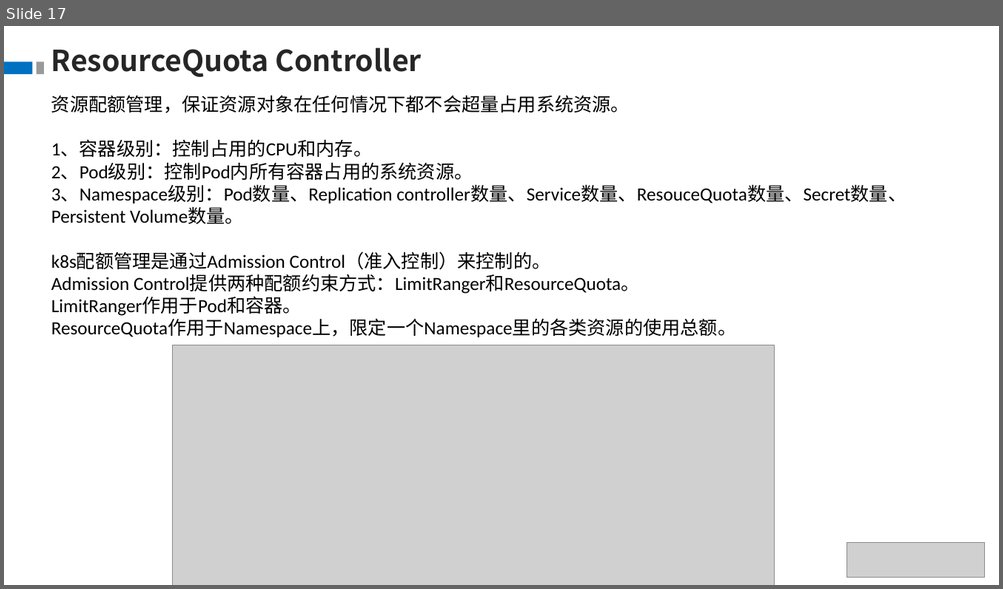
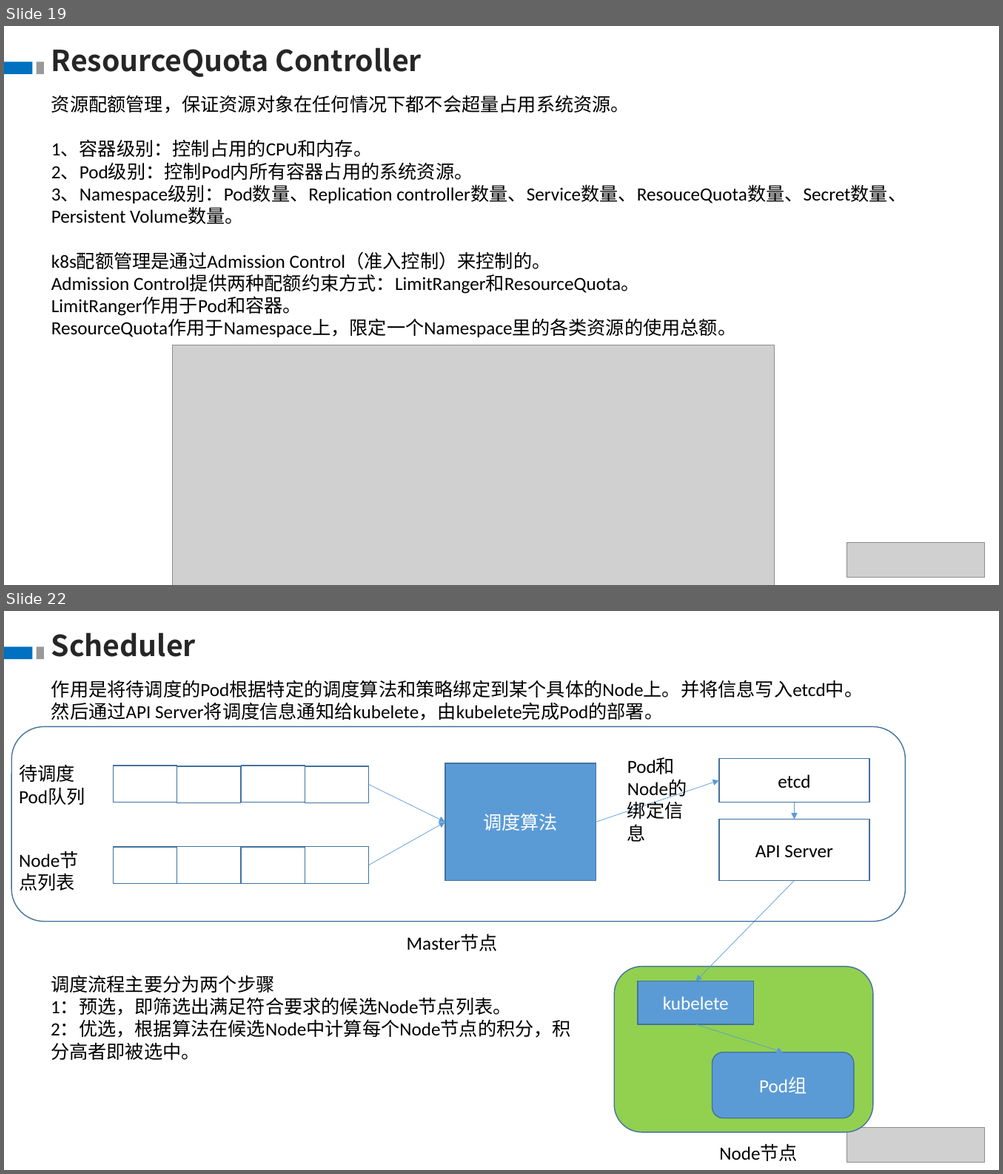
Before and after one commit to theDEADpool/data_structure, a slide deck: k8s.pptx. Shown one above the other, each under a label of ours: slide 17 before the commit, slides 19 and 22 after it; the slides between them are not shown. The pictures are 1003x589 and 1003x1174 pixels, drawn with LibreOffice and Linux fonts; fonts in the diff are those of the drawing; grey boxes stand for pictures. Boxes give left, top, right and bottom in pixels: in the first picture for what was removed or moved away, otherwise in the second. Text is boxed around its words. In the diff, an @@ line names an element or a change of style, - is before the commit and + after.

```diff
--- a/k8s.pptx
+++ b/k8s.pptx
@@ slide 22 added at box(4, 611, 999, 1170), background #FFFFFF @@
@@ text added at box(51, 632, 196, 657), 28 pt, text #262626, bold @@
+Scheduler
@@ rectangle added at box(4, 647, 32, 660), fill #0070C0 @@
@@ rectangle added at box(36, 647, 43, 660), fill #999999 @@
@@ text added at box(51, 680, 862, 721), 18 pt, text #000000 @@
+作用是将待调度的Pod根据特定的调度算法和策略绑定到某个具体的Node上。并将信息写入etcd中。
+然后通过API Server将调度信息通知给kubelete，由kubelete完成Pod的部署。
@@ rounded rectangle added at box(11, 726, 905, 921), outline #43739E 1 pt @@
@@ text added at box(19, 764, 85, 805), 18 pt, text #000000 @@
+待调度Pod队列
@@ rectangle added at box(113, 766, 177, 802), outline #43739E 1 pt @@
@@ rectangle added at box(242, 766, 305, 802), outline #43739E 1 pt @@
@@ rectangle added at box(445, 763, 596, 880), fill #5B9BD5, outline #43739E 1 pt, 18 pt, text #FFFFFF @@
+调度算法
@@ text added at box(620, 752, 697, 849), 18 pt, text #000000 @@
+Pod和Node的绑定信息
@@ rectangle added at box(719, 759, 870, 803), outline #43739E 1 pt, 18 pt, text #000000 @@
+etcd
@@ rectangle added at box(177, 766, 242, 803), outline #43739E 1 pt @@
@@ rectangle added at box(304, 766, 369, 803), outline #43739E 1 pt @@
@@ arrow added from (369, 785) to (445, 822), #5B9BD5 0.5 pt @@
@@ arrow added from (596, 822) to (719, 780), #5B9BD5 0.5 pt @@
@@ arrow added from (794, 803) to (794, 819), #5B9BD5 0.5 pt @@
@@ arrow added from (369, 866) to (445, 822), #5B9BD5 0.5 pt @@
@@ rectangle added at box(719, 819, 870, 880), outline #43739E 1 pt, 18 pt, text #000000 @@
+API Server
@@ text added at box(11, 846, 102, 898), 18 pt, text #000000 @@
+Node节点列表
@@ rectangle added at box(113, 848, 177, 884), outline #43739E 1 pt @@
@@ rectangle added at box(177, 847, 242, 883), outline #43739E 1 pt @@
@@ rectangle added at box(242, 848, 305, 884), outline #43739E 1 pt @@
@@ rectangle added at box(304, 847, 369, 883), outline #43739E 1 pt @@
@@ arrow added from (794, 881) to (696, 982), #5B9BD5 0.5 pt @@
@@ text added at box(407, 934, 498, 951), 18 pt, text #000000 @@
+Master节点
@@ text added at box(51, 975, 571, 1060), 18 pt, text #000000 @@
+调度流程主要分为两个步骤
+1：预选，即筛选出满足符合要求的候选Node节点列表。
+2：优选，根据算法在候选Node中计算每个Node节点的积分，积分高者即被选中。
@@ rounded rectangle added at box(614, 967, 874, 1133), fill #92D050, outline #43739E 1 pt @@
@@ rectangle added at box(637, 982, 753, 1025), fill #5B9BD5, outline #43739E 1 pt, 18 pt, text #FFFFFF @@
+kubelete
@@ arrow added from (696, 1025) to (783, 1053), #5B9BD5 0.5 pt @@
@@ rounded rectangle added at box(712, 1053, 854, 1119), fill #5B9BD5, outline #43739E 1 pt, 18 pt, text #FFFFFF @@
+Pod组
@@ picture added at box(847, 1128, 984, 1163) @@
@@ text added at box(719, 1145, 797, 1162), 18 pt, text #000000 @@
+Node节点
@@ what was slide 17 is now slide 19 @@
```
Also in this commit, not shown: 3 slides changed, 7 other slides added.
